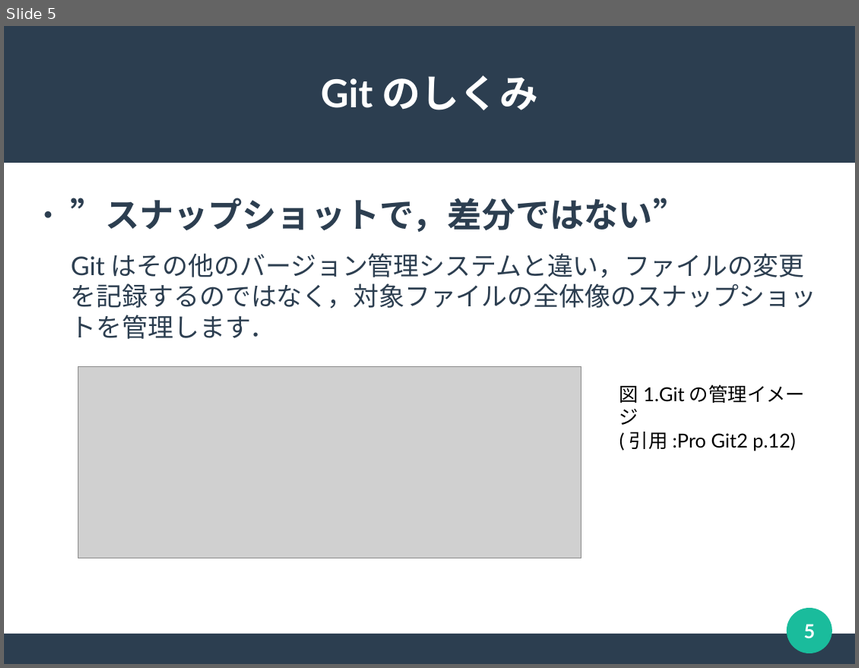
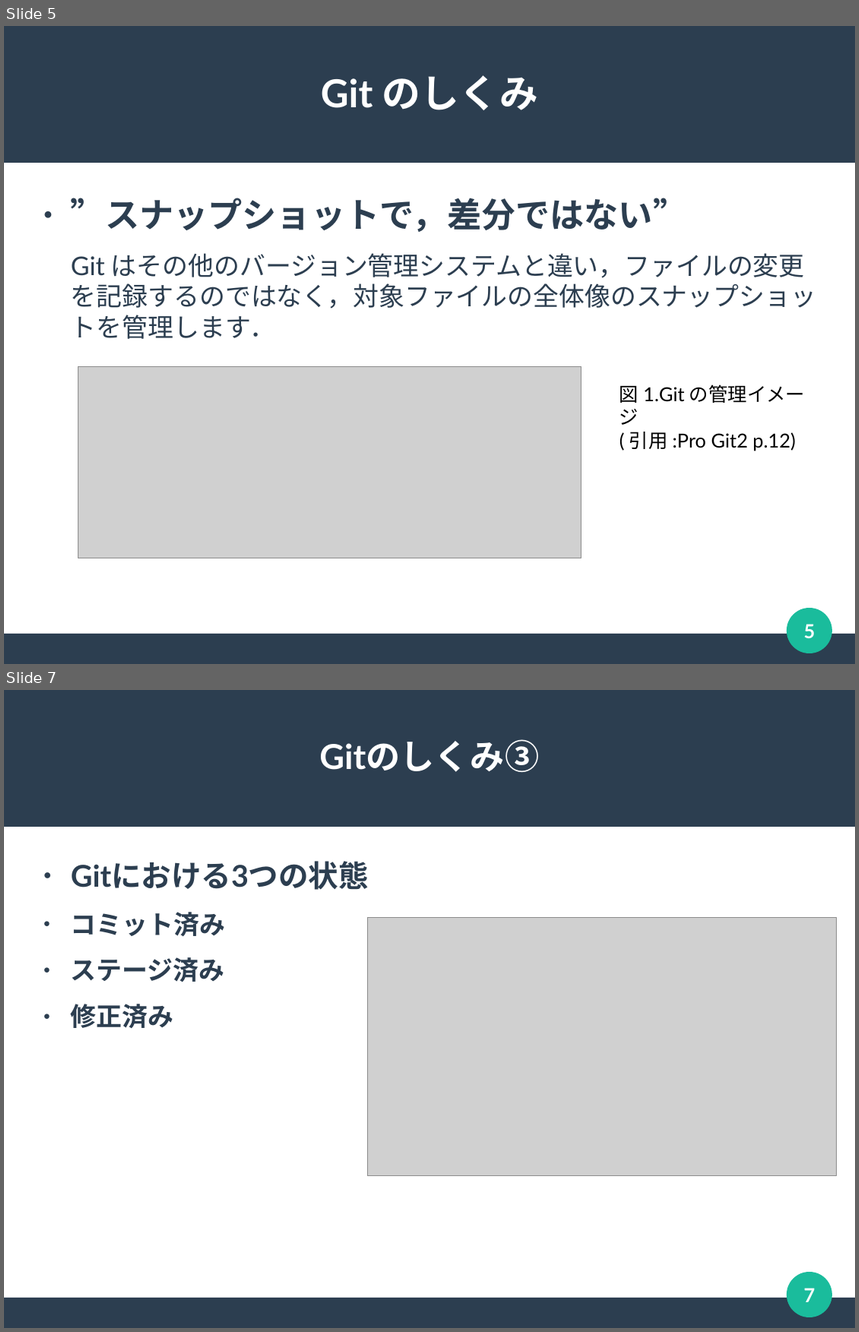
Before and after one commit to m17saitou/NMC-Git-Education, a slide deck: GitEducation01.odp. Shown one above the other, each under a label of ours: slide 5 before the commit, slides 5 and 7 after it; the slides between them are not shown. The pictures are 859x668 and 859x1332 pixels, drawn with LibreOffice and Linux fonts; fonts in the diff are those of the drawing; grey boxes stand for pictures. Boxes give left, top, right and bottom in pixels: in the first picture for what was removed or moved away, otherwise in the second. Text is boxed around its words. In the diff, an @@ line names an element or a change of style, - is before the commit and + after.

```diff
--- a/GitEducation01.odp
+++ b/GitEducation01.odp
@@ slide 7 added at <box>4,690,855,1328</box>, background #FFFFFF; not listed: 3 template elements that a slide beside it also shows @@
@@ title added at <box>319,739,539,772</box>, 32 pt, text #FFFFFF, bold @@
+Gitのしくみ③
@@ text added at <box>71,861,369,1028</box>, 24 pt, text #2C3E50, bold @@
+● Gitにおける3つの状態
+● コミット済み
+● ステージ済み
+● 修正済み
@@ picture added at <box>368,918,838,1176</box> @@
@@ page number added at <box>804,1288,816,1303</box>, 18 pt, text #FFFFFF, bold @@
+7
```
Also in this commit, not shown: 1 other slide added, 1 slide removed, 1 other file.
